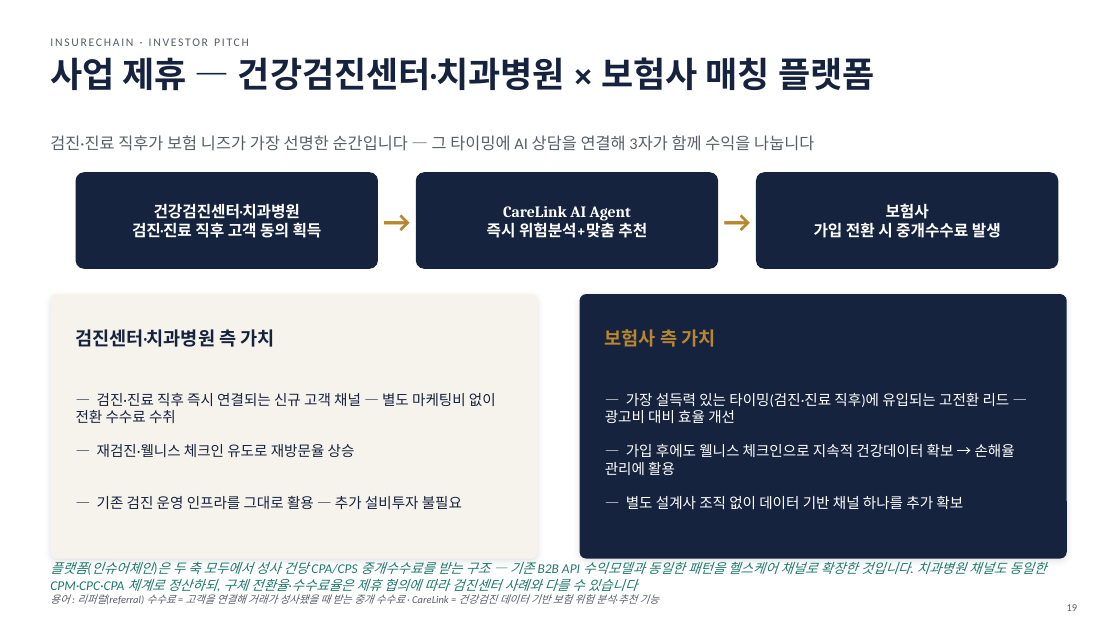
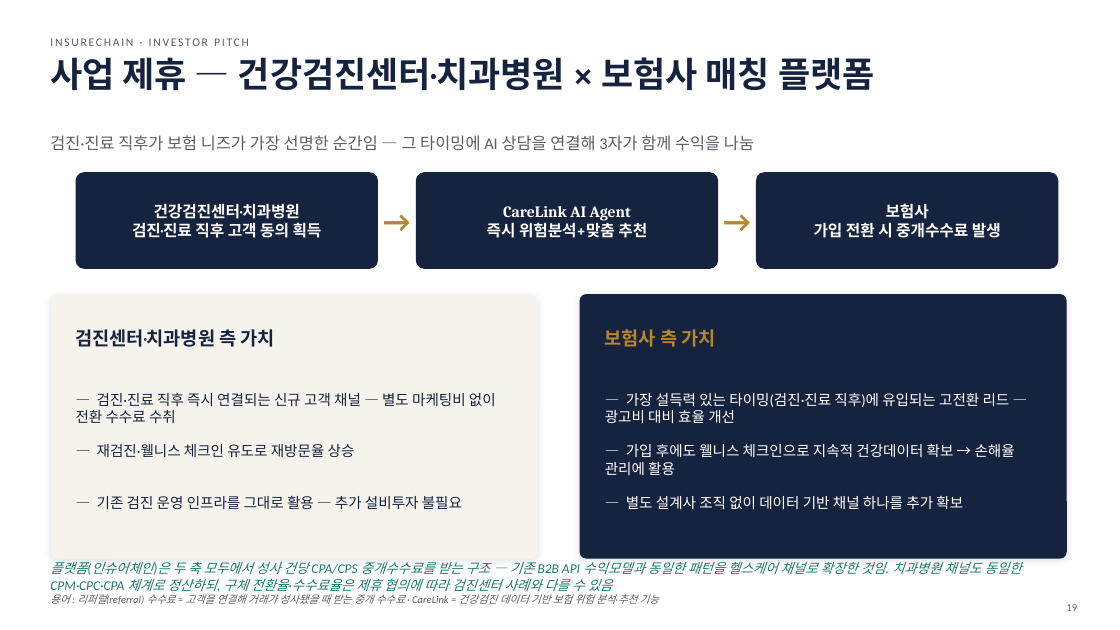
Before and after one commit to leeyonsei78/capstone_project_alpha, a slide deck: slide 19 of 인슈어체인_투자피칭_발표자료.pptx. Drawn at 1120x630 pixels with LibreOffice and Linux fonts; fonts in the diff are those of the drawing. Boxes give left, top, right and bottom in pixels: in the first picture for what was removed or moved away, otherwise in the second. Text is boxed around its words. In the diff, an @@ line names an element or a change of style, - is before the commit and + after.

```diff
--- a/인슈어체인_투자피칭_발표자료.pptx
+++ b/인슈어체인_투자피칭_발표자료.pptx
@@ text at bbox=[50, 135, 754, 151]: text changed @@
-검진·진료 직후가 보험 니즈가 가장 선명한 순간입니다 — 그 타이밍에 AI 상담을 연결해 3자가 함께 수익을 나눕니다
+검진·진료 직후가 보험 니즈가 가장 선명한 순간임 — 그 타이밍에 AI 상담을 연결해 3자가 함께 수익을 나눔
@@ text at bbox=[50, 562, 1022, 595]: text changed @@
-플랫폼(인슈어체인)은 두 축 모두에서 성사 건당 CPA/CPS 중개수수료를 받는 구조 — 기존 B2B API 수익모델과 동일한 패턴을 헬스케어 채널로 확장한 것입니다. 치과병원 채널도 동일한 CPM·CPC·CPA 체계로 정산하되, 구체 전환율·수수료율은 제휴 협의에 따라 검진센터 사례와 다를 수 있습니다
+플랫폼(인슈어체인)은 두 축 모두에서 성사 건당 CPA/CPS 중개수수료를 받는 구조 — 기존 B2B API 수익모델과 동일한 패턴을 헬스케어 채널로 확장한 것임. 치과병원 채널도 동일한 CPM·CPC·CPA 체계로 정산하되, 구체 전환율·수수료율은 제휴 협의에 따라 검진센터 사례와 다를 수 있음
```
Also in this commit, not shown: 19 other slides changed, 1 other file.
